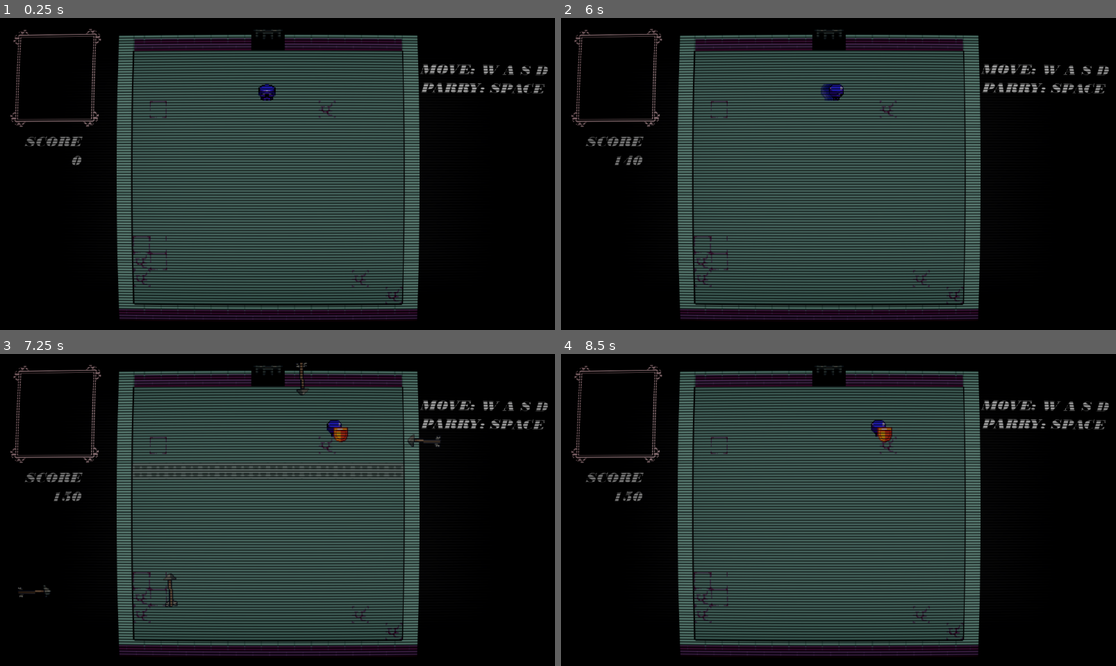
Above: before the commit, frames 1-4 (two rows, left to right).
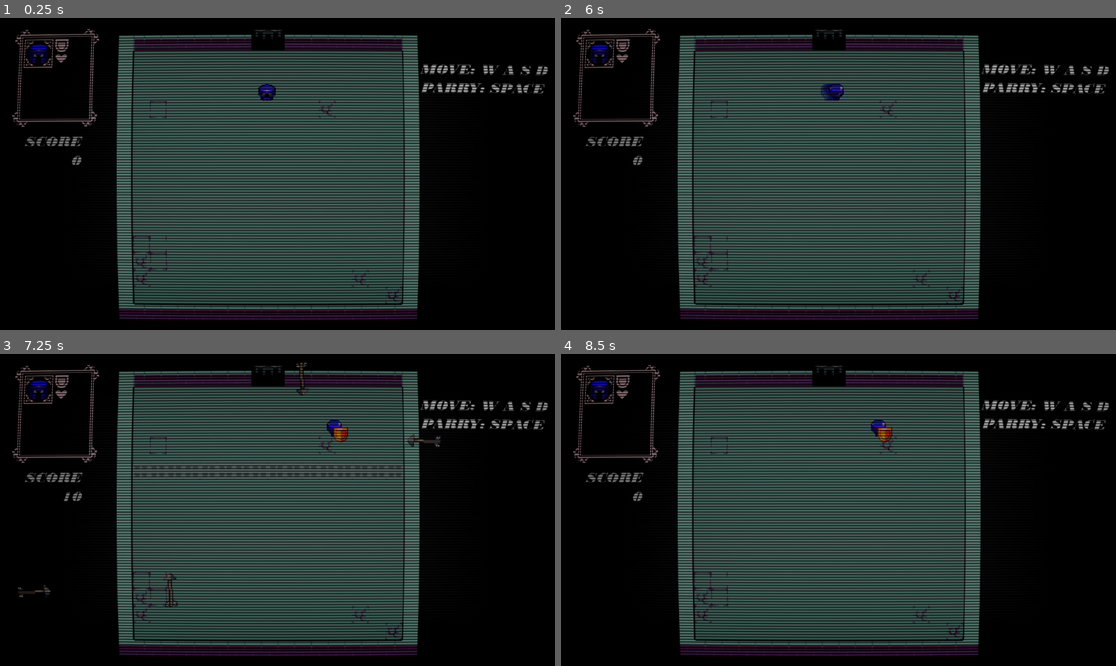
Above: after the commit, the same moments.

Repository: rddtz/gamejamplus
Game: Godot game, scene res://scenes/main.tscn
Same seed, same stepped clock (60 frames per second), same inputs: the game is played once before the commit and once after it.
Inputs:
- Up to frame 1 (0.25 s): no input
- Up to frame 2 (6 s): tap Enter at 0.5 s; hold Right (RIGHT) 0.53-1.28 s; hold Space (parry_block) 0.53-1.28 s; hold S (DOWN) 1.28-2.03 s; tap Space (parry_block) every 1.5 s from 1.35 to 5.85 s; hold Right (RIGHT) 2.03-2.78 s; hold Space (parry_block) 2.03-2.78 s; hold W (UP) 2.78-3.53 s; hold Space (parry_block) 3.53-4.28 s; hold A (LEFT) 3.53-5.03 s; hold S (DOWN) 5.03-5.78 s; hold Space (parry_block) 5.03-5.78 s; hold Right (RIGHT) from 5.78 s (still down)
- Up to frame 3 (7.25 s): release Right (RIGHT) at 6.53 s; hold W (UP) from 6.53 s (still down); hold Space (parry_block) from 6.53 s (still down)
- Up to frame 4 (8.5 s): release W (UP) at 7.28 s; release Space (parry_block) at 7.28 s; hold Right (RIGHT) 7.28-8.03 s; tap Space (parry_block) at 7.35 s; hold S (DOWN) from 8.03 s (still down); hold Space (parry_block) from 8.03 s (still down)

The runs differ from the first frame. In frame 1, 0.7% of the frame differs, in the area x 1-19%, y 3-35%; in frame 2, 0.8%; in frame 3, 0.8%, in the area x 1-19%, y 3-48%; in frame 4, 0.8%.

Commit message:
score reset

Diff:
--- a/plus/scenes/hud.tscn
+++ b/plus/scenes/hud.tscn
@@ -1,13 +1,13 @@
 [gd_scene load_steps=7 format=3 uid="uid://cl7mw413ftgqn"]
 
 [ext_resource type="Script" path="res://scripts/hud.gd" id="1_6sv8g"]
-[ext_resource type="Texture2D" uid="uid://b13i8jr2cqf2a" path="res://assets/Moldura.png" id="1_80lg8"]
 [ext_resource type="FontFile" uid="uid://00ch3p5s45x2" path="res://assets/fonts/BOD_BLAI.TTF" id="2_6610f"]
+[ext_resource type="Texture2D" uid="uid://bmvrtjxjmanri" path="res://assets/Moldura3.png" id="2_qmc7a"]
 
 [sub_resource type="StyleBoxEmpty" id="StyleBoxEmpty_n8x5d"]
 
 [sub_resource type="StyleBoxTexture" id="StyleBoxTexture_w5ah1"]
-texture = ExtResource("1_80lg8")
+texture = ExtResource("2_qmc7a")
 
 [sub_resource type="StyleBoxEmpty" id="StyleBoxEmpty_sh607"]
 
@@ -48,10 +48,15 @@
 horizontal_alignment = 2
 
 [node name="Label" type="Label" parent="."]
-offset_left = 876.0
-offset_top = 87.0
-offset_right = 1142.0
-offset_bottom = 162.0
+anchors_preset = -1
+anchor_left = 0.038
+anchor_top = 0.021
+anchor_right = 0.038
+anchor_bottom = 0.021
+offset_left = 832.224
+offset_top = 73.392
+offset_right = 1098.22
+offset_bottom = 148.392
 theme_override_colors/font_color = Color(1, 1, 1, 1)
 theme_override_constants/outline_size = 5
 theme_override_fonts/font = ExtResource("2_6610f")
--- a/plus/scripts/global.gd
+++ b/plus/scripts/global.gd
@@ -5,6 +5,7 @@
 var paused
 var score = 0
 var nome = "YOU"
+var quebrado
 
 # Called when the node enters the scene tree for the first time.
 func _ready() -> void:
--- a/plus/scripts/player.gd
+++ b/plus/scripts/player.gd
@@ -114,6 +114,7 @@
 		timer_shield -= delta
 	else:
 		player_has_shield = true
+		Global.quebrado = false
 
 
 	if moving:
@@ -143,6 +144,7 @@
 		print("block")
 		player_has_shield = false
 		Global.screen_shake(3.0)
+		Global.quebrado = true
 		timer_shield = STIME
 		clicou = false
 		return
@@ -150,6 +152,7 @@
 		#pass
 		#if area.id == "Flecha":
 		#	area.destroy_player()
+		Global.score = 0
 		get_tree().reload_current_scene()
 
 func _input(event: InputEvent) -> void:
Binary file added: plus/assets/Moldura3.png
Not shown, added: plus/assets/Moldura3.png.import
Binary file added: plus/assets/moldura2.png
Not shown, added: plus/assets/moldura2.png.import
Binary file added: plus/assets/simbolo_escudo.png
Not shown, added: plus/assets/simbolo_escudo.png.import
Not shown, added: plus/assets/moldura2png
